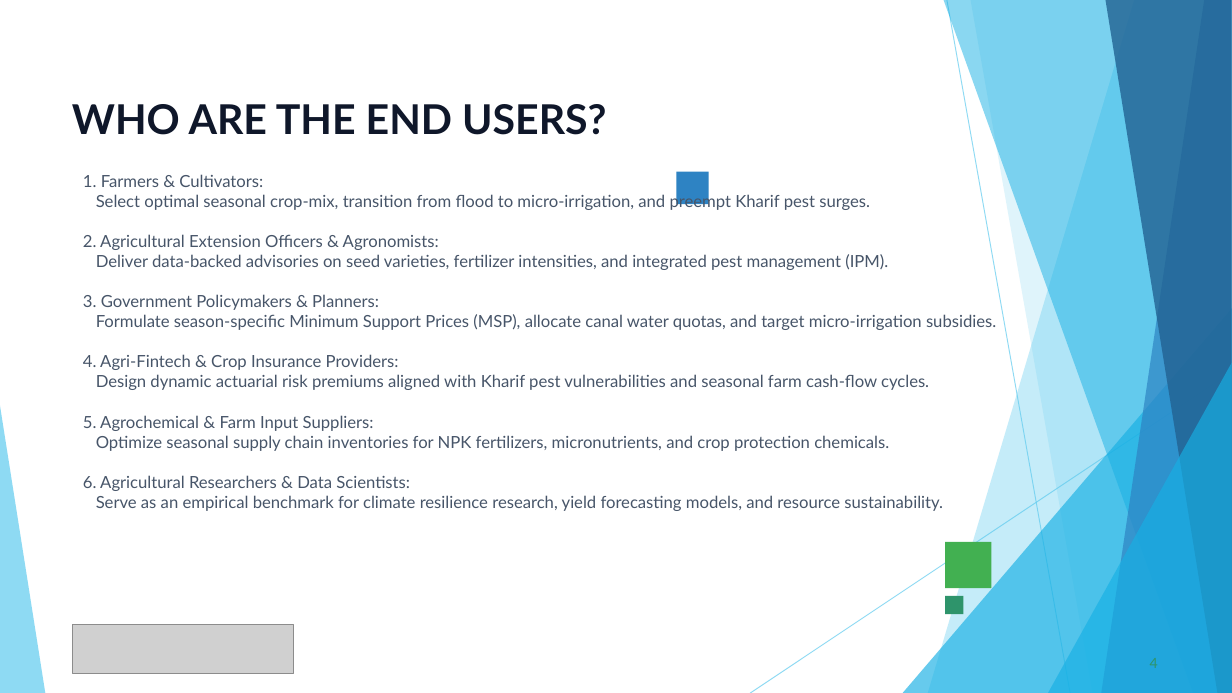
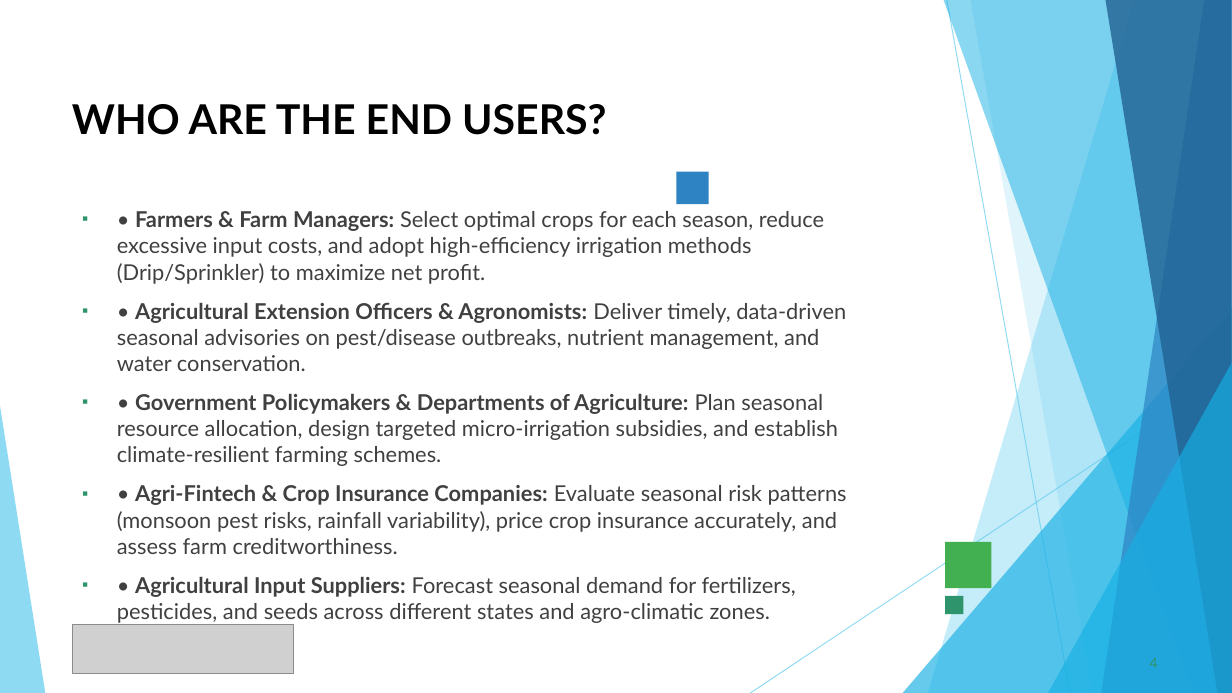
Before and after one commit to raghavparoli07-art/seasonal-agriculture-performance-analysis, a slide deck: slide 4 of presentation/Seasonal_Agriculture_Performance_Analysis.pptx. Drawn at 1232x693 pixels with LibreOffice and Linux fonts; fonts in the diff are those of the drawing; grey boxes stand for pictures. Boxes give left, top, right and bottom in pixels: in the first picture for what was removed or moved away, otherwise in the second. Text is boxed around its words. In the diff, an @@ line names an element or a change of style, - is before the commit and + after.

```diff
--- a/presentation/Seasonal_Agriculture_Performance_Analysis.pptx
+++ b/presentation/Seasonal_Agriculture_Performance_Analysis.pptx
@@ title "WHO ARE THE END USERS?" at [72, 104, 606, 135]: text colour #0F172A to #000000 @@
@@ text removed at [83, 174, 996, 511] @@
-1. Farmers & Cultivators:
-Select optimal seasonal crop-mix, transition from flood to micro-irrigation, and preempt Kharif pest surges.
-2. Agricultural Extension Officers & Agronomists:
-Deliver data-backed advisories on seed varieties, fertilizer intensities, and integrated pest management (IPM).
-3. Government Policymakers & Planners:
-Formulate season-specific Minimum Support Prices (MSP), allocate canal water quotas, and target micro-irrigation subsidies.
-4. Agri-Fintech & Crop Insurance Providers:
-Design dynamic actuarial risk premiums aligned with Kharif pest vulnerabilities and seasonal farm cash-flow cycles.
-5. Agrochemical & Farm Input Suppliers:
-Optimize seasonal supply chain inventories for NPK fertilizers, micronutrients, and crop protection chemicals.
-6. Agricultural Researchers & Data Scientists:
-Serve as an empirical benchmark for climate resilience research, yield forecasting models, and resource sustainability.
@@ text added at [117, 211, 847, 597], 17 pt, text #404040 @@
+▪ • Farmers & Farm Managers: Select optimal crops for each season, reduce excessive input costs, and adopt high-efficiency irrigation methods (Drip/Sprinkler) to maximize net profit.
+▪ • Agricultural Extension Officers & Agronomists: Deliver timely, data-driven seasonal advisories on pest/disease outbreaks, nutrient management, and water conservation.
+▪ • Government Policymakers & Departments of Agriculture: Plan seasonal resource allocation, design targeted micro-irrigation subsidies, and establish climate-resilient farming schemes.
+▪ • Agri-Fintech & Crop Insurance Companies: Evaluate seasonal risk patterns (monsoon pest risks, rainfall variability), price crop insurance accurately, and assess farm creditworthiness.
+▪ • Agricultural Input Suppliers: Forecast seasonal demand for fertilizers, pesticides, and seeds across different states and agro-climatic zones.
```
Also in this commit, not shown: 10 other slides changed, 3 slides added, 3 slides removed.
